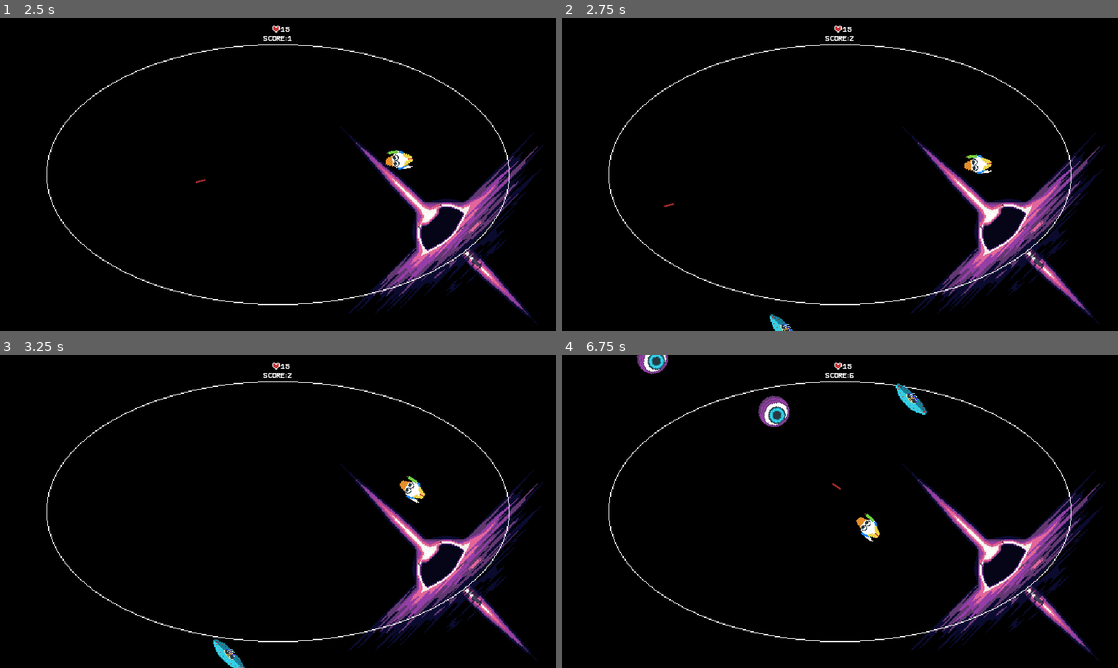
Above: before the commit, frames 1-4 (two rows, left to right).
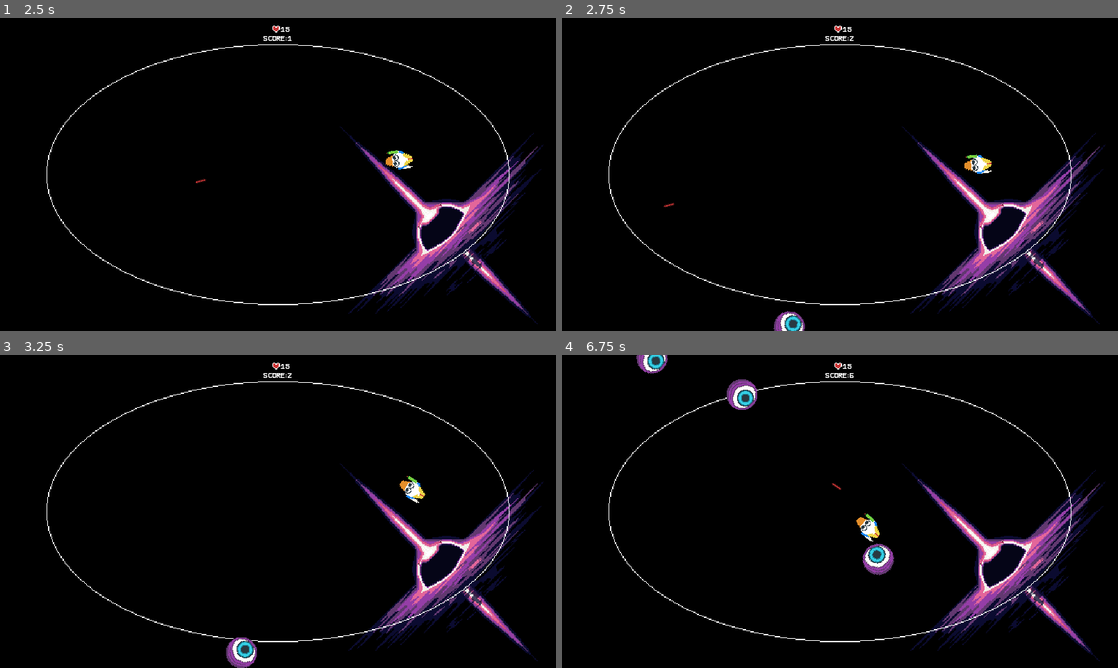
Above: after the commit, the same moments.

Repository: rocketCarlos/GalacticCrestedDuck
Game: Godot game, scene res://scenes/MainScene/main_scene.tscn
The game is run twice, just before and just after one commit, with the same random seed, the same clock (stepped at 60 frames per second) and the same inputs. Sound files missing from this copy of the repository are replaced by a short silence.
Inputs (mouse positions are in pixels of both pictures, inside the frame that each line leads up to):
- Up to frame 1 (2.5 s): click "Game over! Try again?" at 0.5 s; tap Enter at 1.25 s; move the mouse to (400, 158) at 1.27 s; hold Right mouse button (Accelerate) 1.28-2.03 s; move the mouse to (166, 190) at 2.02 s; click (166, 190) at 2.1 s
- Up to frame 2 (2.75 s): no input
- Up to frame 3 (3.25 s): move the mouse to (333, 442) at 2.77 s; hold Right mouse button (Accelerate) from 2.78 s (still down)
- Up to frame 4 (6.75 s): move the mouse to (812, 574) at 3.52 s; release Right mouse button (Accelerate) at 3.53 s; click (812, 574) at 3.6 s; move the mouse to (1006, 558) at 4.27 s; hold Right mouse button (Accelerate) 4.28-5.03 s; move the mouse to (673, 464) at 5.02 s; click (673, 464) at 5.1 s; move the mouse to (867, 511) at 5.77 s; hold Right mouse button (Accelerate) 5.78-6.53 s; move the mouse to (756, 433) at 6.52 s; click (756, 433) at 6.6 s

Frame 1 is identical in both runs. In frame 2, 0.3% of the frame differs, in the area x 37-44%, y 93-100%; in frame 3, 0.6%; in frame 4, 1.6%, in the area x 13-66%, y 0-71%.

Commit message:
First version of ufos in normal spawning

Diff:
--- a/scenes/SpawnSystem/spawn_system.gd
+++ b/scenes/SpawnSystem/spawn_system.gd
@@ -32,19 +32,21 @@
 
 #region spawning definitions
 var eyes = [
-	{"ACTION": "spawn", "INTERVAL": 3, "GROUP": 1, "TIMES": 5},
+	{"ACTION": "spawn", "INTERVAL": 2, "GROUP": 1, "TIMES": 5},
 	{"ACTION": "wait", "TIME": 5},
-	{"ACTION": "spawn", "INTERVAL": 2, "GROUP": 2, "TIMES": 10},
+	{"ACTION": "spawn", "INTERVAL": 2, "GROUP": 2, "TIMES": 8},
+	{"ACTION": "wait", "TIME": 4},
+	{"ACTION": "spawn", "INTERVAL": 4, "GROUP": 4, "TIMES": 5},
 	{"ACTION": "wait", "TIME": 5},
-	{"ACTION": "spawn", "INTERVAL": 4, "GROUP": 4, "TIMES": 4},
-	{"ACTION": "wait", "TIME": 1},
-	{"ACTION": "spawn", "INTERVAL": 0.75, "GROUP": 1, "TIMES": 25},
+	{"ACTION": "spawn", "INTERVAL": 0.75, "GROUP": 1, "TIMES": 10000},
 ]
 
 
 var ufos = [
-	{"ACTION": "wait", "TIME": 2},
-	{"ACTION": "spawn", "INTERVAL": 10, "GROUP": 1, "TIMES": 5}
+	{"ACTION": "wait", "TIME": 110},
+	{"ACTION": "spawn", "INTERVAL": 10, "GROUP": 1, "TIMES": 5},
+	{"ACTION": "wait", "TIME": 10},
+	{"ACTION": "spawn", "INTERVAL": 10, "GROUP": 2, "TIMES": 5},
 ]
 #endregion
 
--- a/scenes/Ufo/ufo.gd
+++ b/scenes/Ufo/ufo.gd
@@ -109,12 +109,13 @@
 
 # function that gets a new target for the ufo and makes it travel there
 func set_target() -> void:
-	wandering_target = Globals.spawn_system.get_ufo_position_target()
+	if Globals.spawn_system:
+		wandering_target = Globals.spawn_system.get_ufo_position_target()
 
-	var position_tweener = get_tree().create_tween()
-	position_tweener.tween_property(self, "position", wandering_target, 5).set_trans(Tween.TRANS_SINE)
+		var position_tweener = get_tree().create_tween()
+		position_tweener.tween_property(self, "position", wandering_target, 5).set_trans(Tween.TRANS_SINE)
 
-	behaviour_timer.start(5)
+		behaviour_timer.start(5)
 #endregion
 
 #region signal functions
